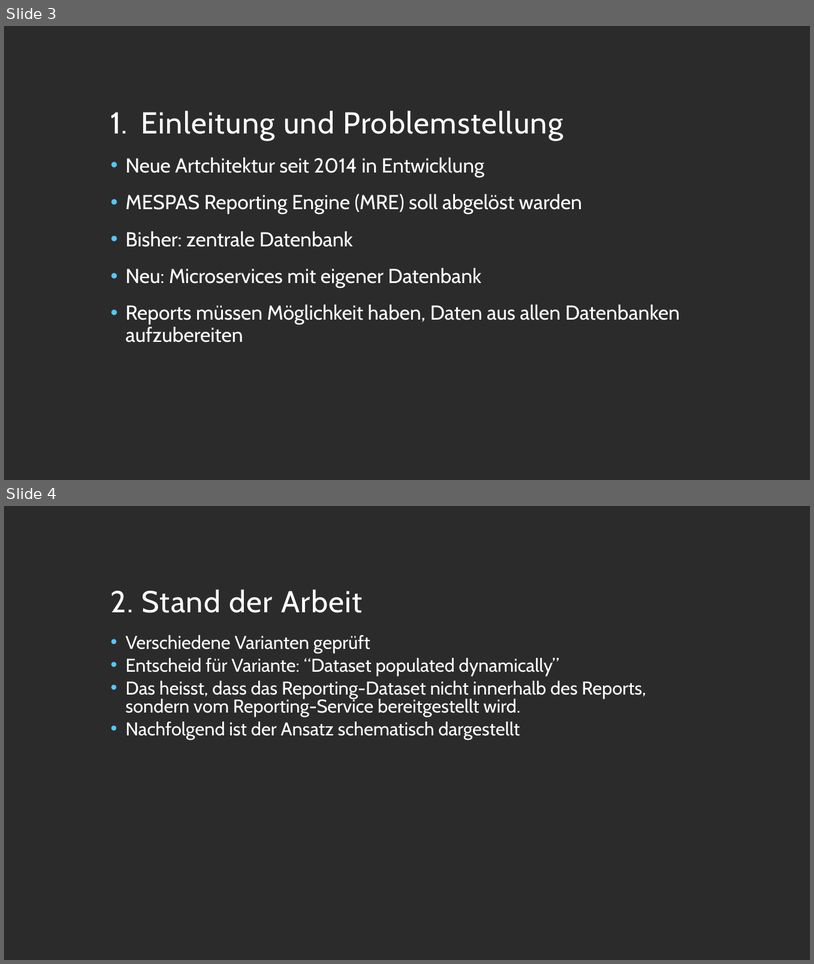
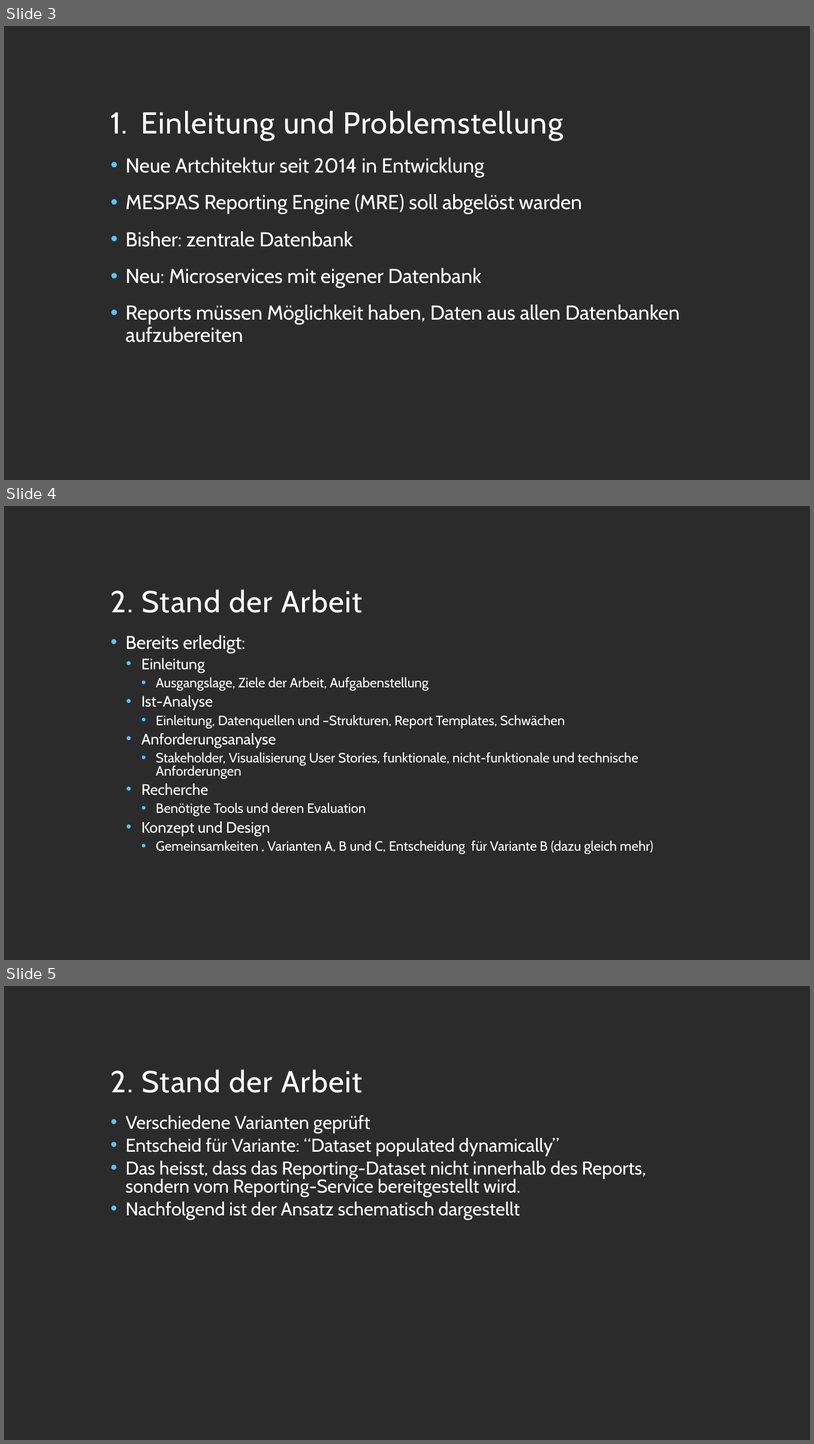
Before and after one commit to fish-guts/reporting, a slide deck: design_review.odp. Shown one above the other, each under a label of ours: slides 3 and 4 before the commit, slides 3, 4 and 5 after it. The pictures are 814x964 and 814x1444 pixels, drawn with LibreOffice and Linux fonts; fonts in the diff are those of the drawing; background and template pictures are left out; a plain dark background stands for a picture behind light text. Boxes give left, top, right and bottom in pixels: in the first picture for what was removed or moved away, otherwise in the second. Text is boxed around its words. In the diff, an @@ line names an element or a change of style, - is before the commit and + after.

```diff
--- a/design_review.odp
+++ b/design_review.odp
@@ slide 4 added at <box>4,506,810,960</box>, background picture (left out) @@
@@ title added at <box>111,589,362,613</box>, 36 pt, text #FFFFFF @@
+2. Stand der Arbeit
@@ text added at <box>126,635,654,854</box>, 16 pt, text #FFFFFF @@
+• Bereits erledigt:
+  • Einleitung
+    • Ausgangslage, Ziele der Arbeit, Aufgabenstellung
+  • Ist-Analyse
+    • Einleitung, Datenquellen und –Strukturen, Report Templates, Schwächen
+  • Anforderungsanalyse
+    • Stakeholder, Visualisierung User Stories, funktionale, nicht-funktionale und technische Anforderungen
+  • Recherche
+    • Benötigte Tools und deren Evaluation
+  • Konzept und Design
+    • Gemeinsamkeiten , Varianten A, B und C, Entscheidung für Variante B (dazu gleich mehr)
@@ what was slide 4 is now slide 5 @@
```
Also in this commit, not shown: 2 other files.
